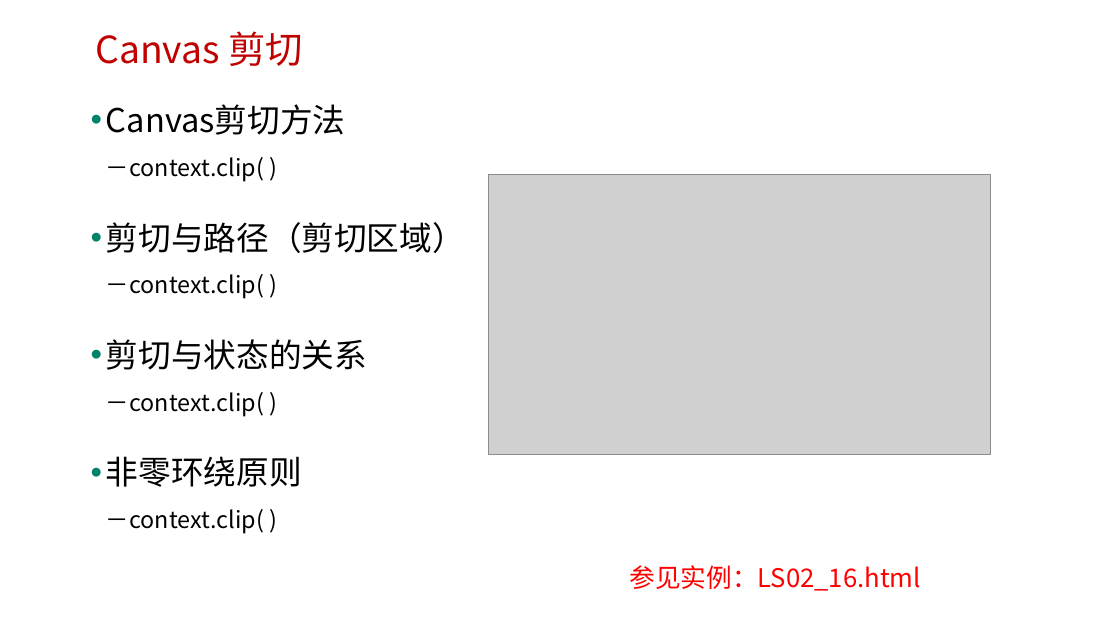
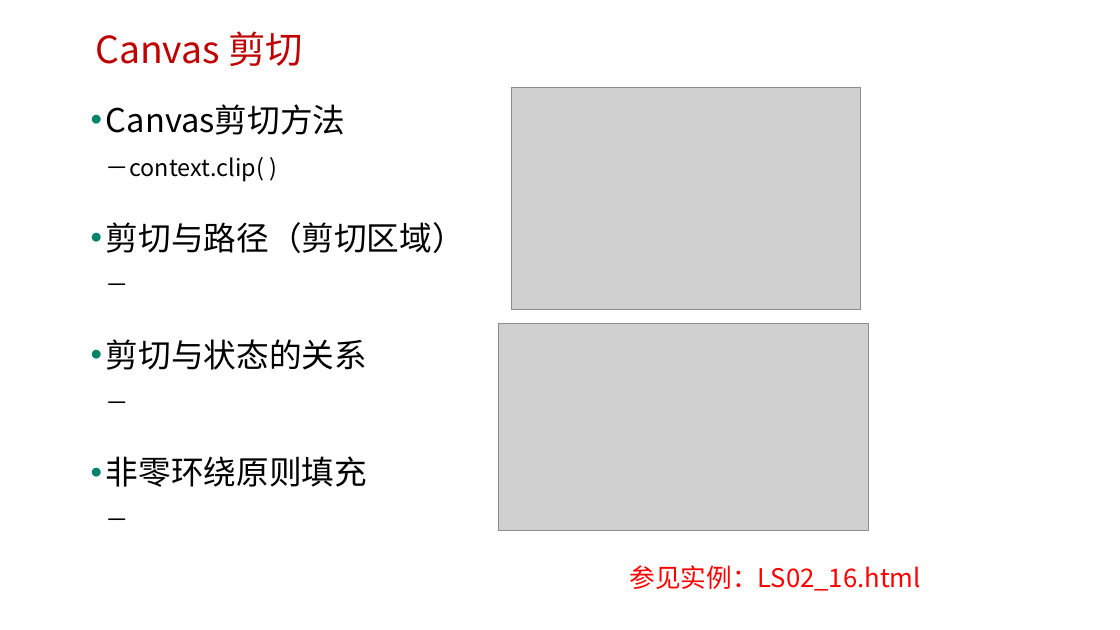
Before and after one commit to onest-qile/H5-Game-Development, a slide deck: slide 40 of 课程PPT/（02）H5 Canvas图形绘制.pptx. Drawn at 1120x630 pixels with LibreOffice and Linux fonts; fonts in the diff are those of the drawing; grey boxes stand for pictures; background and template pictures are left out. Boxes give left, top, right and bottom in pixels: in the first picture for what was removed or moved away, otherwise in the second. Text is boxed around its words. In the diff, an @@ line names an element or a change of style, - is before the commit and + after.

```diff
--- a/课程PPT/（02）H5 Canvas图形绘制.pptx
+++ b/课程PPT/（02）H5 Canvas图形绘制.pptx
@@ picture added at [512,87,860,309] @@
@@ text at [106,222,465,487]: text changed; size 20 to 28 pt @@
-• 剪切与路径（剪切区域）
-  －context.clip( )
-• 剪切与状态的关系
-  －context.clip( )
-• 非零环绕原则
-  －context.clip( )
+• 剪切与路径（剪切区域）
+  －
+• 剪切与状态的关系
+  －
+• 非零环绕原则填充
+  －
@@ picture: place and size @@
-picture at [489,174,991,454]
+picture at [498,323,869,530]
```
Also in this commit, not shown: 7 other slides changed, 11 other files.
